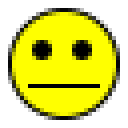
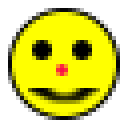
Revision of a layered w=128, h=128 image; what changed, layer by layer:
added layer "Capa 1" above "Forma 1" over <box>56,64,68,76</box>
painted on "Forma 1", unmasked it over <box>28,84,100,104</box>
